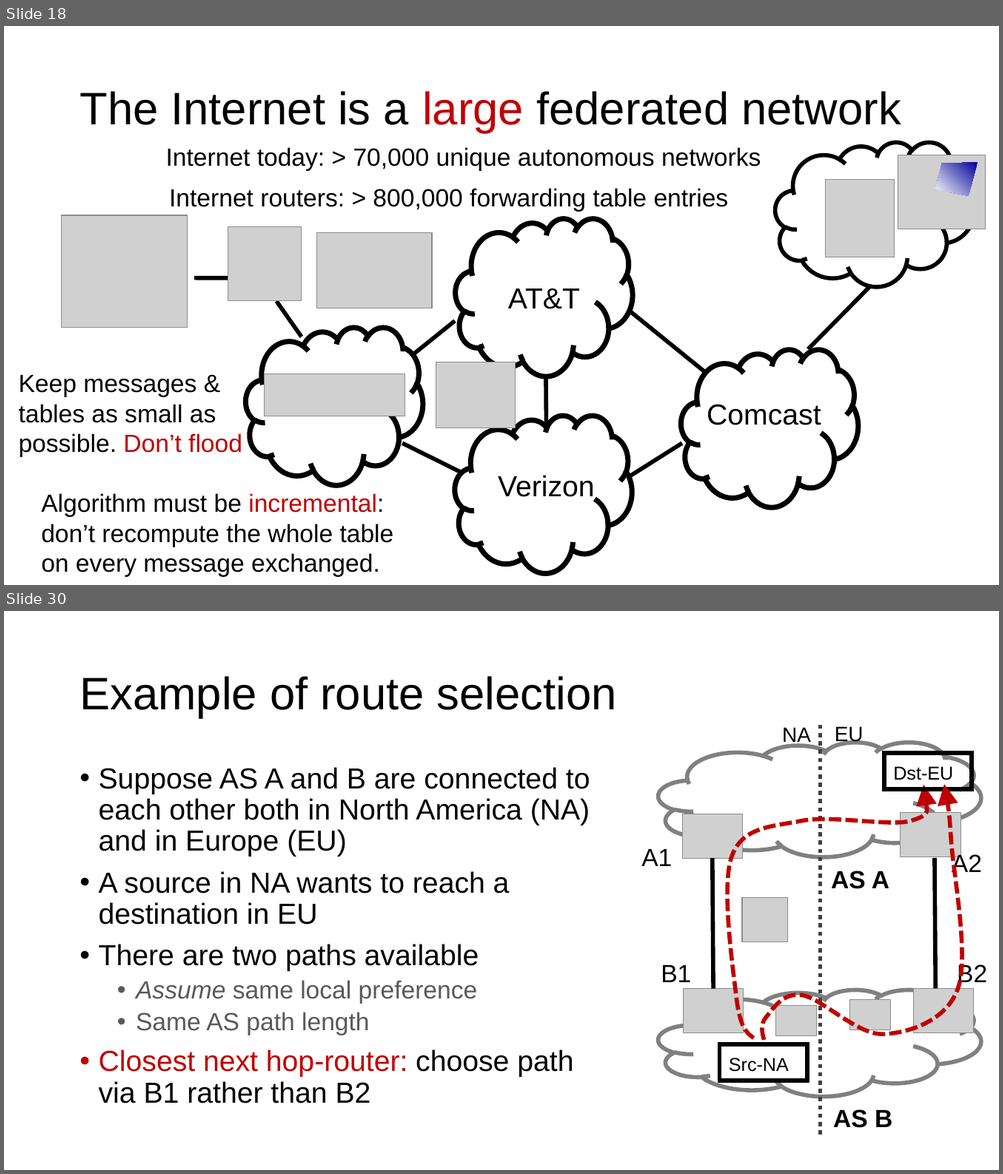
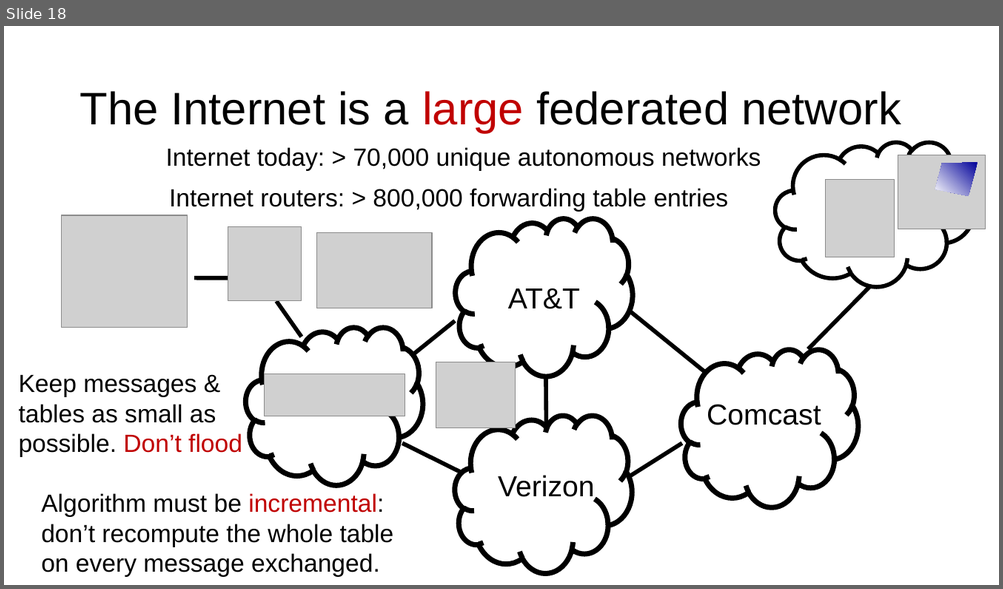
Before and after one commit to ngsrinivas/coursegen, a slide deck: ex/352-F24/staging/352-F24/lectures/24-net-routing-2.pptx. Shown one above the other, each under a label of ours: slides 18 and 30 before the commit, slide 18 after it; the slides between them are not shown. The pictures are 1003x1174 and 1003x589 pixels, drawn with LibreOffice and Linux fonts; fonts in the diff are those of the drawing; grey boxes stand for pictures. Boxes give left, top, right and bottom in pixels: in the first picture for what was removed or moved away, otherwise in the second. Text is boxed around its words. In the diff, an @@ line names an element or a change of style, - is before the commit and + after.

```diff
--- a/ex/352-F24/staging/352-F24/lectures/24-net-routing-2.pptx
+++ b/ex/352-F24/staging/352-F24/lectures/24-net-routing-2.pptx
@@ slide 30 removed at [4, 611, 999, 1170], background #FFFFFF @@
@@ title removed at [79, 676, 617, 718] @@
-Example of route selection
@@ cloud removed at [658, 742, 981, 857] @@
@@ text removed at [782, 727, 811, 746] @@
-NA
@@ line removed from (820, 725) to (820, 1138) @@
@@ text removed at [834, 726, 863, 745] @@
-EU
@@ rectangle removed at [884, 754, 972, 790] @@
@@ text removed at [99, 767, 590, 1104] @@
-• Suppose AS A and B are connected to each other both in North America (NA) and in Europe (EU)
-• A source in NA wants to reach a destination in EU
-• There are two paths available
-  • Assume same local preference
-  • Same AS path length
-• Closest next hop-router: choose path via B1 rather than B2
@@ freeform shape removed at [727, 785, 926, 1039] @@
@@ freeform shape removed at [762, 784, 962, 1040] @@
@@ text removed at [893, 766, 953, 780] @@
-Dst-EU
@@ picture removed at [683, 814, 743, 859] @@
@@ picture removed at [900, 812, 961, 857] @@
@@ text removed at [641, 849, 671, 866] @@
-A1
@@ text removed at [951, 852, 982, 877] @@
-A2
@@ line removed from (712, 859) to (714, 989) @@
@@ text removed at [831, 871, 889, 889] @@
-AS A
@@ line removed from (934, 858) to (935, 988) @@
@@ picture removed at [742, 898, 788, 943] @@
@@ text removed at [660, 965, 691, 982] @@
-B1
@@ text removed at [956, 964, 987, 988] @@
-B2
@@ cloud removed at [658, 990, 981, 1096] @@
@@ picture removed at [683, 989, 743, 1034] @@
@@ picture removed at [776, 1005, 817, 1036] @@
@@ picture removed at [850, 1000, 891, 1031] @@
@@ picture removed at [913, 988, 973, 1034] @@
@@ rectangle removed at [720, 1045, 808, 1082] @@
@@ text removed at [728, 1058, 788, 1072] @@
-Src-NA
@@ text removed at [833, 1110, 892, 1128] @@
-AS B
```
Also in this commit, not shown: 19 other slides removed, 4 other files.
